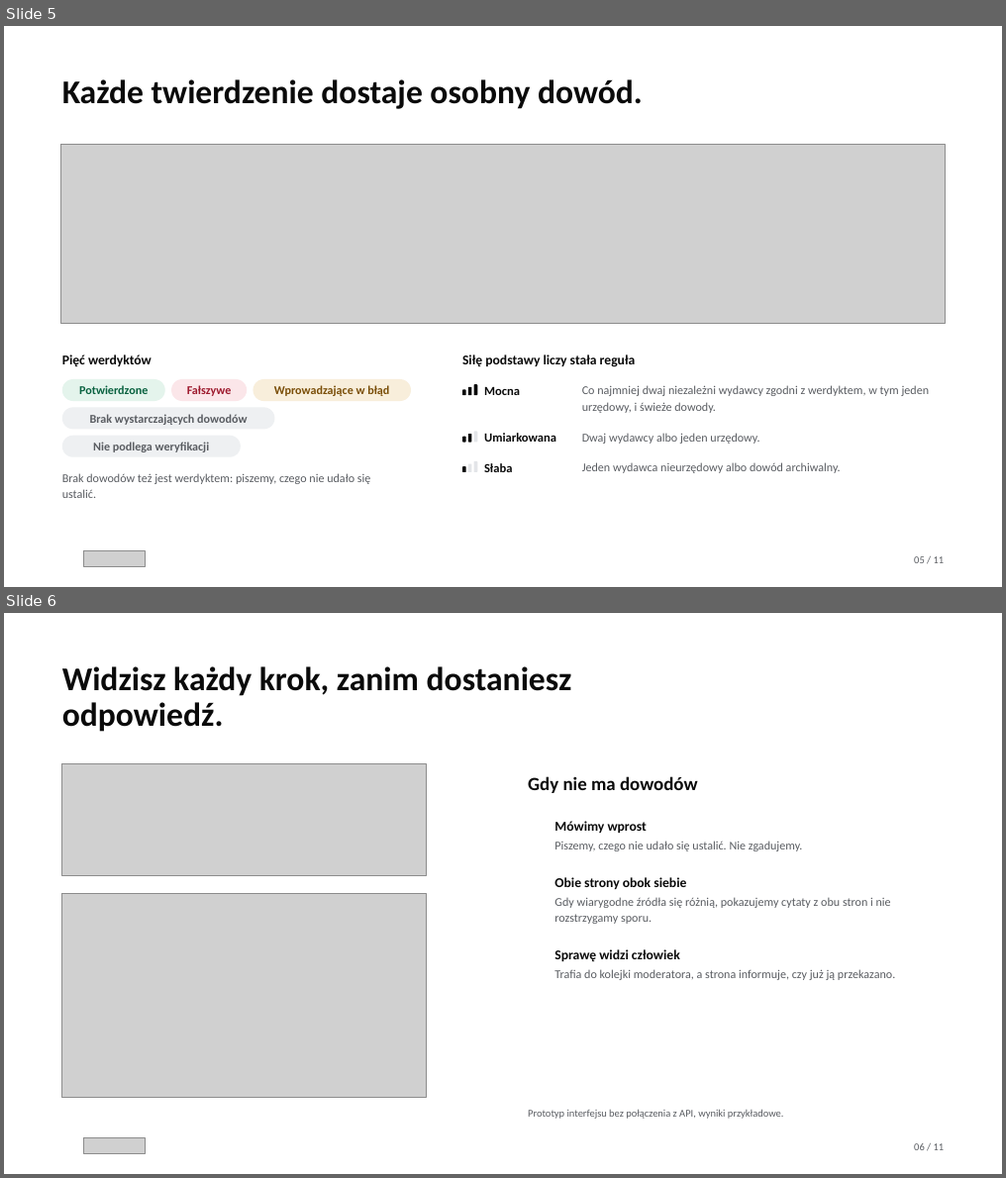
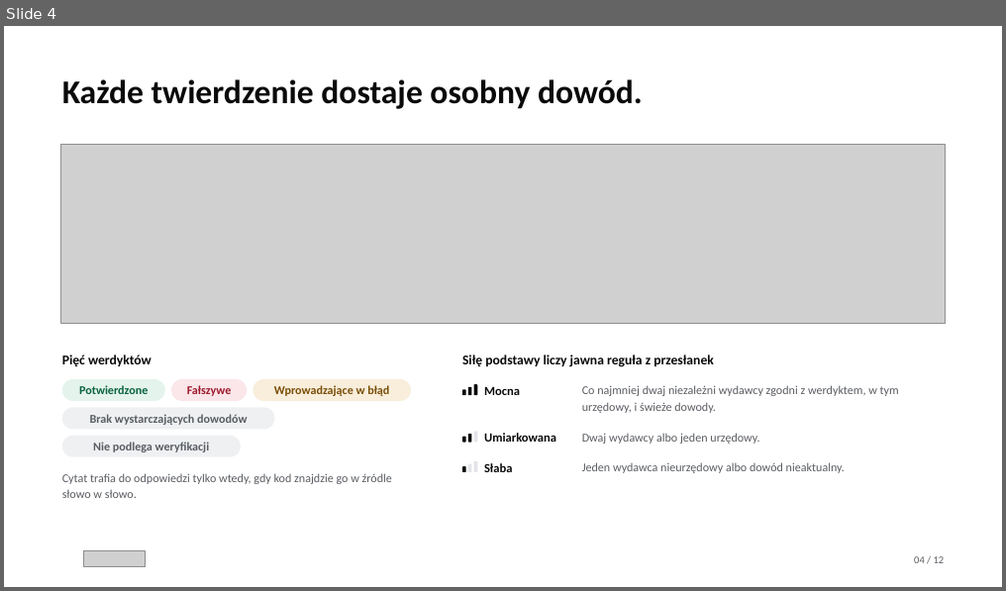
Before and after one commit to Meritum-HackNation2026/meritum-marketing, a slide deck: deck/meritum-deck.pptx. Shown one above the other, each under a label of ours: slides 5 and 6 before the commit, slide 4 after it. The pictures are 1006x1178 and 1006x591 pixels, drawn with LibreOffice and Linux fonts; fonts in the diff are those of the drawing; grey boxes stand for pictures; background and template pictures are left out. Boxes give left, top, right and bottom in pixels: in the first picture for what was removed or moved away, otherwise in the second. Text is boxed around its words. In the diff, an @@ line names an element or a change of style, - is before the commit and + after.

Commit message:
feat: decki pokazują zmierzone wyniki, koszty i skalowanie z arkusza Excel (#27)
* feat(docs): arkusz kosztów i wyników ma siedem przebiegów benchmarku i mapę liczb ze slajdów (#21)

Arkusz docs/meritum-koszty-i-wyniki.xlsx buduje build_workbook.py z raportów
meritum-worker (origin/develop 4cf906d). Ostatni przebieg to 7b: macro-F1 0,82
w raporcie i 0,65 liczone ściśle, pokrycie cytatami 90%, mediana 50 s.
Arkusz „Liczby na slajdach” podaje komórkę każdej liczby z decków, a test
tests/test_deck_numbers.py sprawdza, że slajdy i arkusz się zgadzają.
koszty-i-skalowanie.md mówi, skąd różnica wobec wcześniejszych szacunków.

* docs(deck): główny pitch zespołu jako wzorzec do porównań (#21)

Plik od Ani z 22.11.2026 leży w deck/wzorzec bez zmian. README mówi, czym
jest i dlaczego jego liczby o kosztach różnią się od arkusza.

* feat(deck): oba decki pokazują zmierzone wyniki, koszty, skalowanie i diagram kontenerów (#21)

Oba decki mają 12 slajdów w tej samej kolejności. Slajd z wynikami pokazuje
przebieg 7b przy każdym celu, także tam, gdzie celu nie spełniamy. Doszły
slajdy o kosztach według poziomu przyjęcia i o skalowaniu, każdy z linkiem
do arkusza. Slajd o użytkownikach wszedł do slajdu o kanałach, a pasek
postępu i strona wstrzymania do jednego slajdu z wynikiem.
Pełny diagram kontenerów, siedem przebiegów i prognoza są w dodatku
(deck/meritum-own/dodatek.html) poza limitem 12 slajdów.
Deck zespołu wycina tabele z liczbami z index.html, więc liczby w obu
deckach są te same.

* fix(deck): slajd z wynikami pokazuje cel i pomiar bez etykiet „spełniony / niespełniony” (#21)

Z tabeli na slajdzie 9 w obu deckach zniknęła kolumna z oceną. Cel z treści
zadania i wartość z przebiegu 7b stoją obok siebie. Przy prompt injection
została kreska, a pod nazwą miernika jest dopisek „nie zmierzono”.

Tytuł slajdu to „Wyniki z przebiegu 7b: 64 twierdzenia, 53 trafne werdykty.”,
a podtytuł podaje już tylko datę, 11 wstrzymań i 0 błędów technicznych.
Zdania o spełnianiu celów wypadły też z notatek prowadzącego do slajdów 9
i 12, z tekstu alternatywnego tabeli i z README. Test sprawdza dopisek
„nie zmierzono”. Arkusz i dodatek są bez zmian.

```diff
--- a/deck/meritum-deck.pptx
+++ b/deck/meritum-deck.pptx
@@ slide 6 removed at (4, 613, 1002, 1174), background #FFFFFF @@
@@ text removed at (62, 666, 572, 732) @@
-Widzisz każdy krok, zanim dostaniesz odpowiedź.
@@ picture removed at (62, 763, 426, 875) @@
@@ text removed at (528, 776, 698, 793) @@
-Gdy nie ma dowodów
@@ text removed at (554, 821, 647, 833) @@
-Mówimy wprost
@@ text removed at (554, 841, 803, 852) @@
-Piszemy, czego nie udało się ustalić. Nie zgadujemy.
@@ text removed at (554, 877, 686, 889) @@
-Obie strony obok siebie
@@ picture removed at (62, 894, 426, 1097) @@
@@ text removed at (554, 897, 891, 924) @@
-Gdy wiarygodne źródła się różnią, pokazujemy cytaty z obu stron i nie rozstrzygamy sporu.
@@ text removed at (554, 950, 680, 962) @@
-Sprawę widzi człowiek
@@ text removed at (554, 969, 895, 980) @@
-Trafia do kolejki moderatora, a strona informuje, czy już ją przekazano.
@@ text removed at (528, 1109, 784, 1119) @@
-Prototyp interfejsu bez połączenia z API, wyniki przykładowe.
@@ picture removed at (84, 1138, 145, 1154) @@
@@ text removed at (914, 1144, 944, 1151) @@
-06 / 11
@@ what was slide 5 is now slide 4 @@
@@ slide 4 changed as well @@
@@ text at (462, 355, 714, 368): text changed @@
-Siłę podstawy liczy stała reguła
+Siłę podstawy liczy jawna reguła z przesłanek
@@ text at (582, 385, 899, 413): text changed @@
-Co najmniej dwaj niezależni wydawcy zgodni z werdyktem, w tym jeden urzędowy, i świeże dowody.
+Co najmniej dwaj niezależni wydawcy zgodni z werdyktem, w tym urzędowy, i świeże dowody.
@@ text at (582, 463, 845, 473): text changed @@
-Jeden wydawca nieurzędowy albo dowód archiwalny.
+Jeden wydawca nieurzędowy albo dowód nieaktualny.
@@ text at (62, 473, 392, 498): text changed @@
-Brak dowodów też jest werdyktem: piszemy, czego nie udało się ustalić.
+Cytat trafia do odpowiedzi tylko wtedy, gdy kod znajdzie go w źródle słowo w słowo.
@@ text at (914, 557, 944, 564): text changed @@
-05 / 11
+04 / 12
```
Also in this commit, not shown: 4 other slides changed, 7 slides added, 5 other slides removed, 45 other files.
